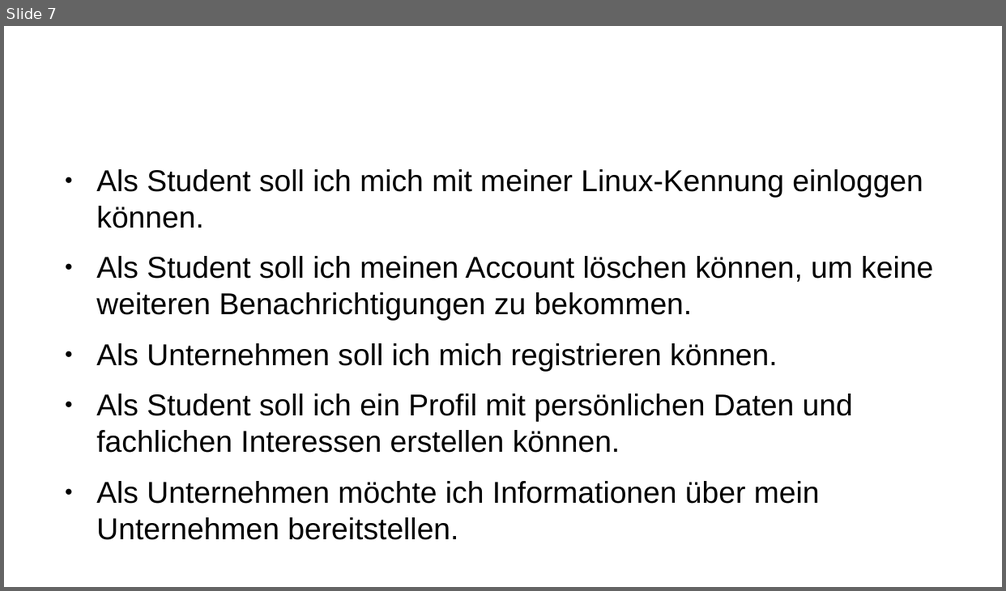
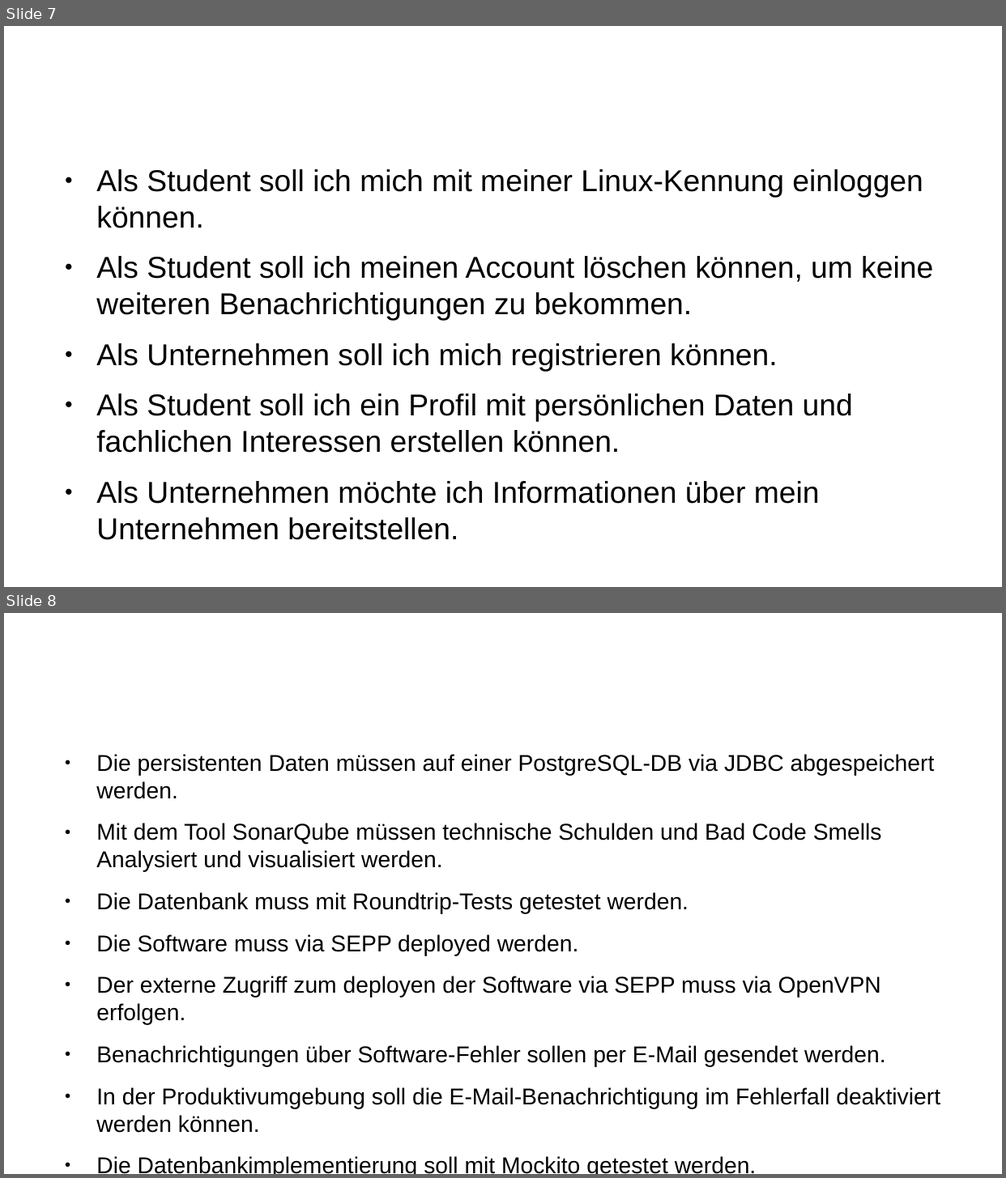
Before and after one commit to MartinX3-EducationOrganization/HBRS-SA_S4_SE2_Mid-Term-Project, a slide deck: documents/projectpresentation.odp. Shown one above the other, each under a label of ours: slide 7 before the commit, slides 7 and 8 after it. The pictures are 1006x591 and 1006x1178 pixels, drawn with LibreOffice and Linux fonts; fonts in the diff are those of the drawing; background and template pictures are left out. Boxes give left, top, right and bottom in pixels: in the first picture for what was removed or moved away, otherwise in the second. Text is boxed around its words. In the diff, an @@ line names an element or a change of style, - is before the commit and + after.

```diff
--- a/documents/projectpresentation.odp
+++ b/documents/projectpresentation.odp
@@ slide 8 added at [4, 613, 1002, 1174], background #FFFFFF @@
@@ text added at [96, 754, 940, 1174], 18.2 pt, text #000000 @@
+● Die persistenten Daten müssen auf einer PostgreSQL-DB via JDBC abgespeichert werden.
+● Mit dem Tool SonarQube müssen technische Schulden und Bad Code Smells Analysiert und visualisiert werden.
+● Die Datenbank muss mit Roundtrip-Tests getestet werden.
+● Die Software muss via SEPP deployed werden.
+● Der externe Zugriff zum deployen der Software via SEPP muss via OpenVPN erfolgen.
+● Benachrichtigungen über Software-Fehler sollen per E-Mail gesendet werden.
+● In der Produktivumgebung soll die E-Mail-Benachrichtigung im Fehlerfall deaktiviert werden können.
+● Die Datenbankimplementierung soll mit Mockito getestet werden.
@@ title added at [442, 823, 552, 841], 35.7 pt, text #FFFFFF @@
+Technische Anforderung
```
Also in this commit, not shown: 2 slides changed, 2 other slides added, 1 other file.
